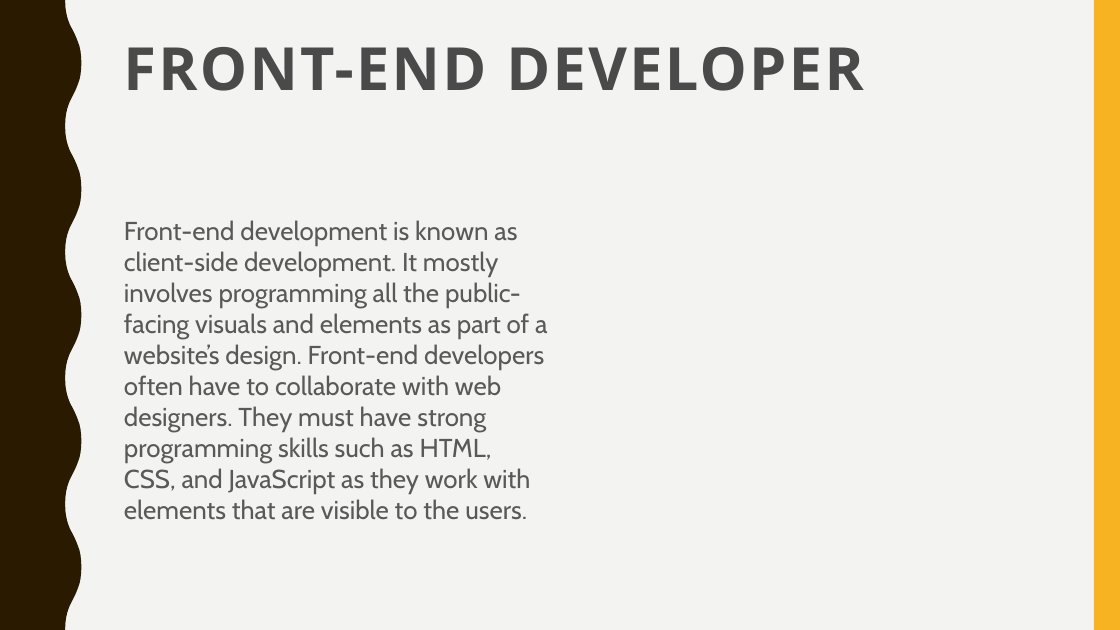
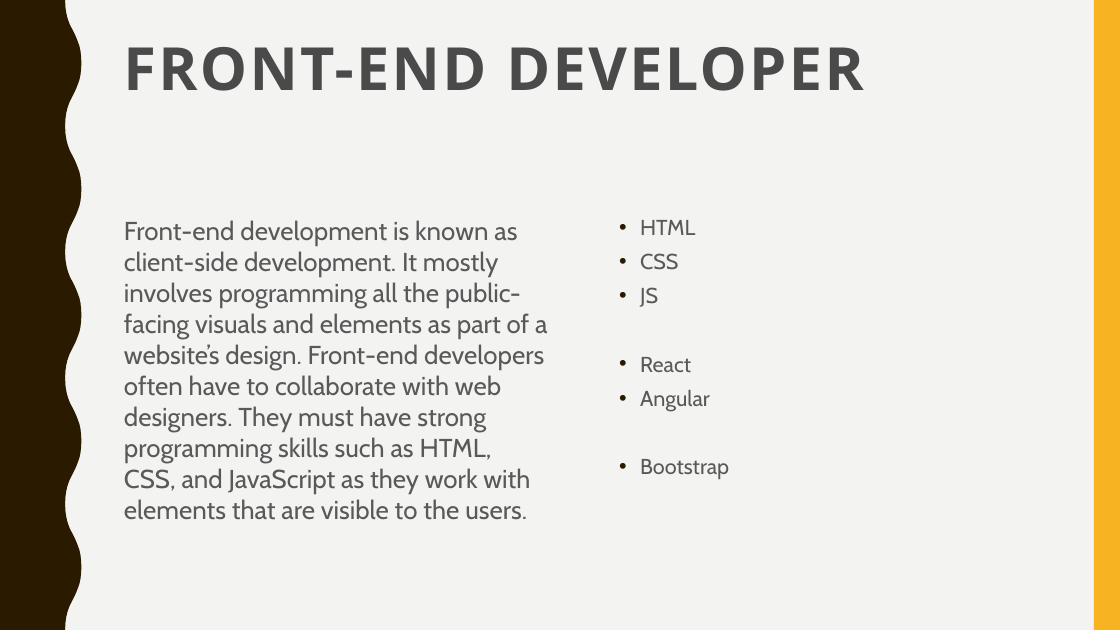
Before and after one commit to glugpace/Intro-to-tech, a slide deck: slide 5 of Web/Web.pptx. Drawn at 1120x630 pixels with LibreOffice and Linux fonts; fonts in the diff are those of the drawing. Boxes give left, top, right and bottom in pixels: in the first picture for what was removed or moved away, otherwise in the second. Text is boxed around its words. In the diff, an @@ line names an element or a change of style, - is before the commit and + after.

```diff
--- a/Web/Web.pptx
+++ b/Web/Web.pptx
@@ text added at [640,220,729,479], 18.5 pt, text #595959 @@
+• HTML
+• CSS
+• JS
+• React
+• Angular
+• Bootstrap
```
Also in this commit, not shown: 10 other slides changed.
